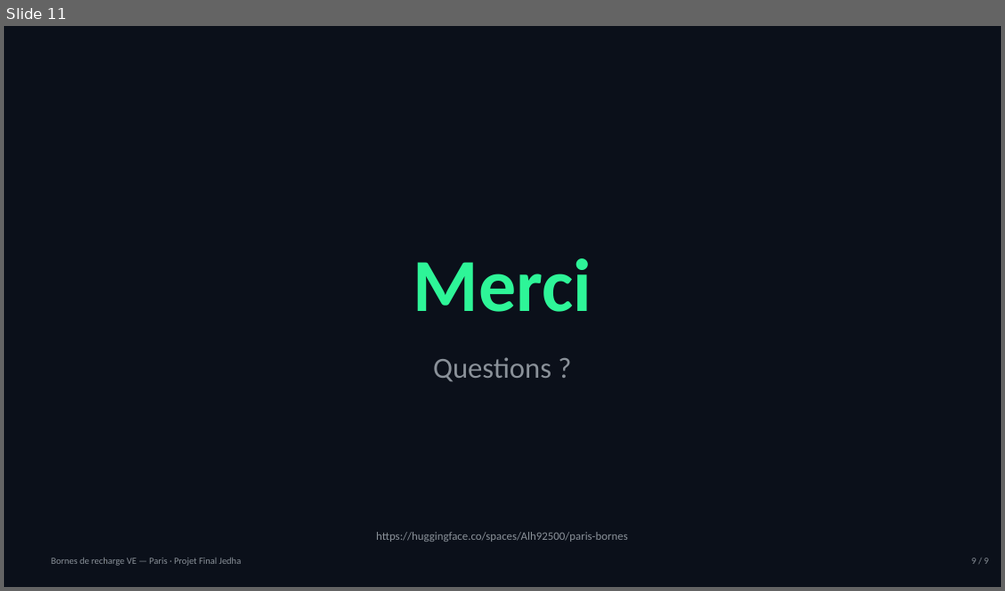
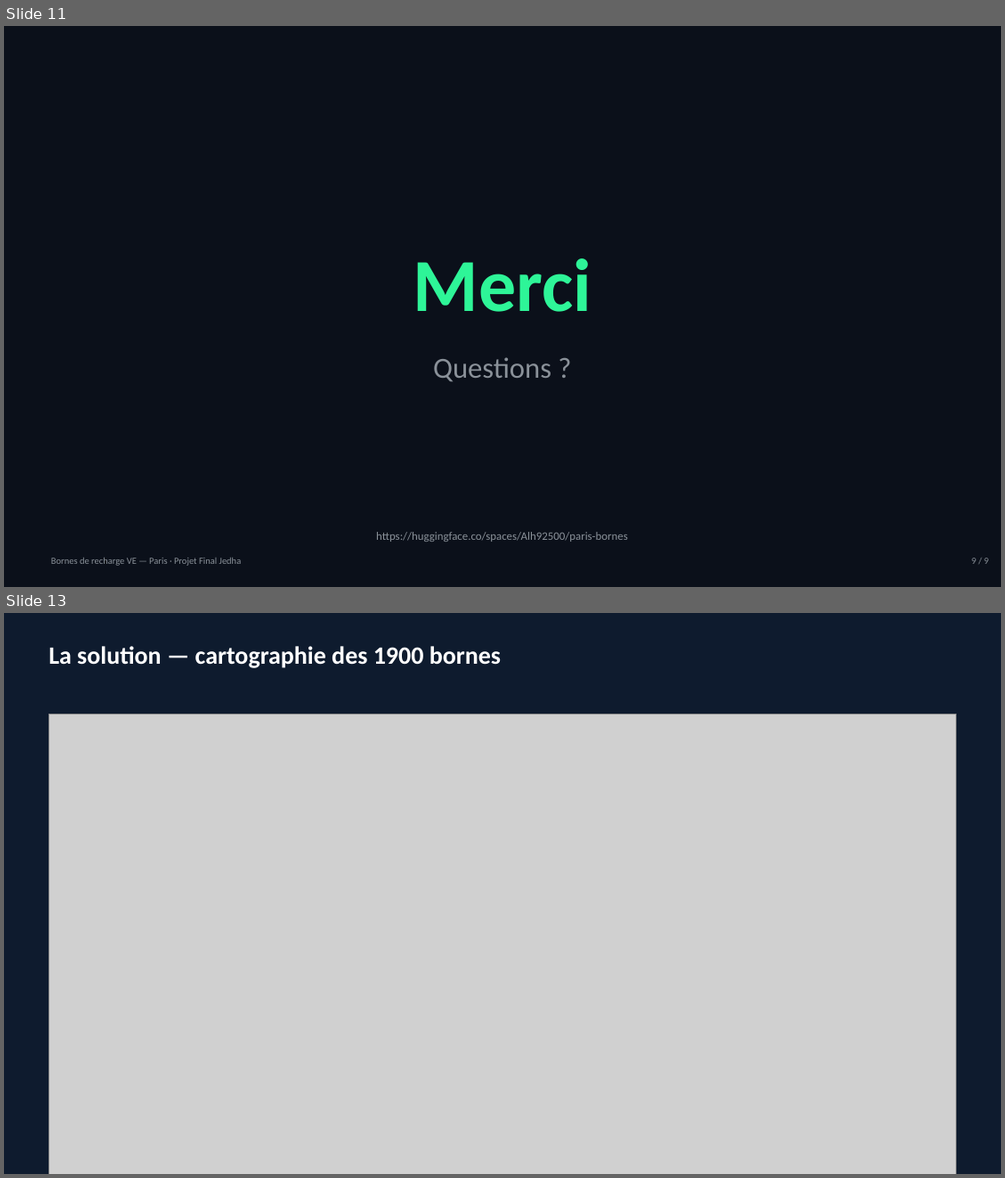
Before and after one commit to aymericlahonde-dotcom/cdsd-b6-paris-bornes, a slide deck: presentation/Presentation_Paris_Bornes.pptx. Shown one above the other, each under a label of ours: slide 11 before the commit, slides 11 and 13 after it; the slides between them are not shown. The pictures are 1005x591 and 1005x1178 pixels, drawn with LibreOffice and Linux fonts; fonts in the diff are those of the drawing; grey boxes stand for pictures. Boxes give left, top, right and bottom in pixels: in the first picture for what was removed or moved away, otherwise in the second. Text is boxed around its words. In the diff, an @@ line names an element or a change of style, - is before the commit and + after.

```diff
--- a/presentation/Presentation_Paris_Bornes.pptx
+++ b/presentation/Presentation_Paris_Bornes.pptx
@@ slide 13 added at [4,613,1001,1174], background #0E1B2E @@
@@ text added at [48,646,501,668], 24 pt, text #FFFFFF, bold @@
+La solution — cartographie des 1900 bornes
@@ picture added at [48,714,956,1174] @@
```
Also in this commit, not shown: 1 slide changed, 5 other slides added, 4 other files.
